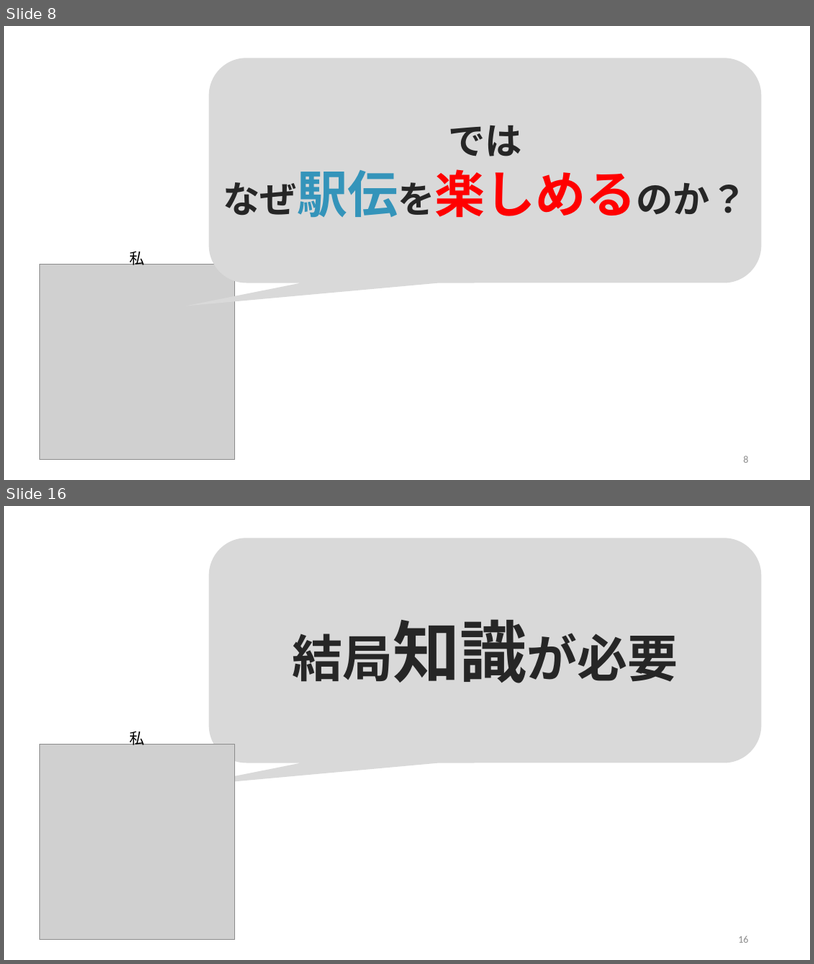
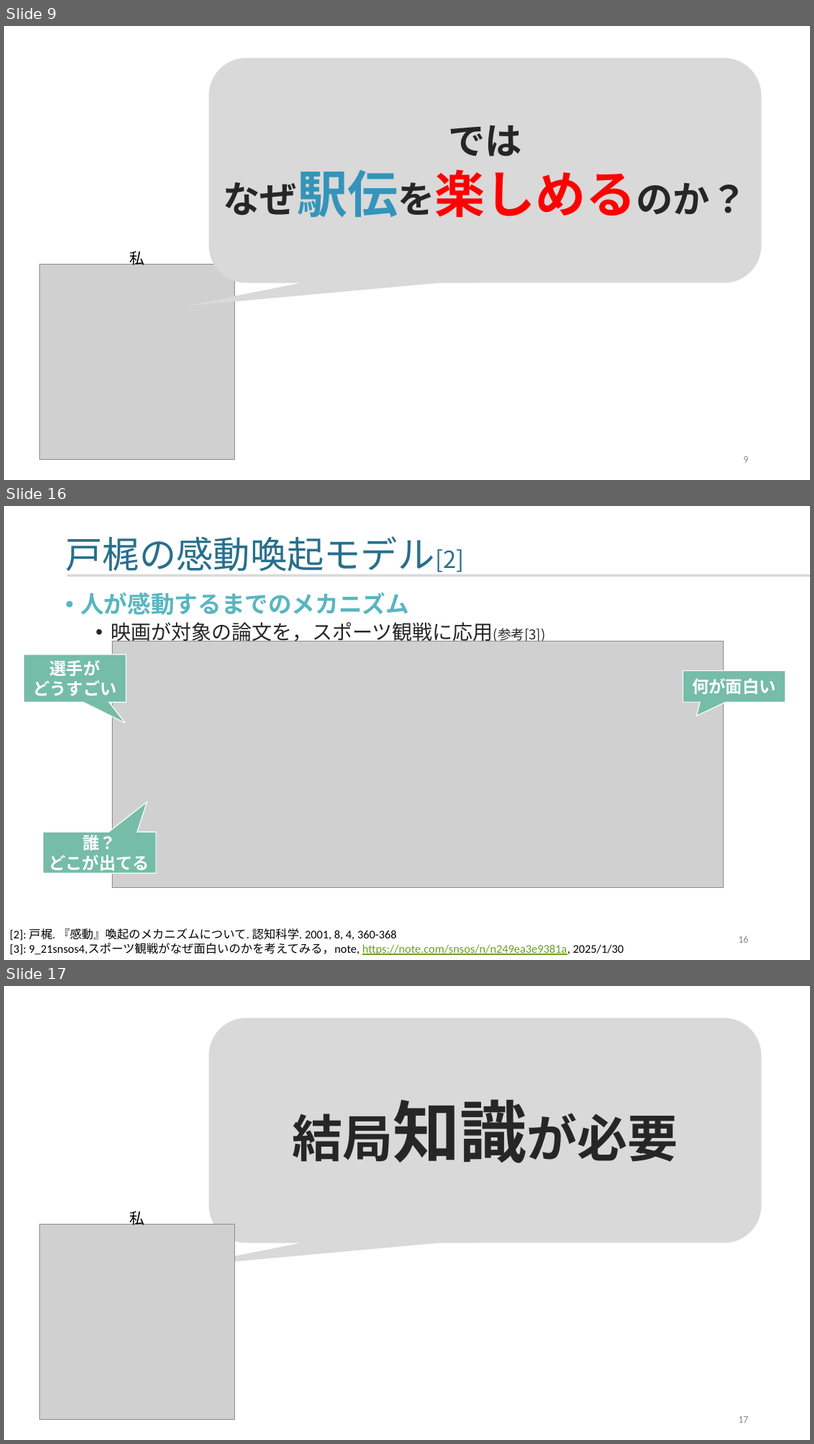
Before and after one commit to yamada-ai/java-prac, a slide deck: 2025_0131_箱根駅伝_aa.pptx. Shown one above the other, each under a label of ours: slides 8 and 16 before the commit, slides 9, 16 and 17 after it; the slides between them are not shown. The pictures are 814x964 and 814x1444 pixels, drawn with LibreOffice and Linux fonts; fonts in the diff are those of the drawing; grey boxes stand for pictures. Boxes give left, top, right and bottom in pixels: in the first picture for what was removed or moved away, otherwise in the second. Text is boxed around its words. In the diff, an @@ line names an element or a change of style, - is before the commit and + after.

```diff
--- a/2025_0131_箱根駅伝_aa.pptx
+++ b/2025_0131_箱根駅伝_aa.pptx
@@ slide 16 added at (x1=4, y1=506, x2=810, y2=960), background #FFFFFF @@
@@ title added at (x1=65, y1=536, x2=464, y2=572), 44 pt, text #276F8B @@
+戸梶の感動喚起モデル[2]
@@ rectangle added at (x1=67, y1=574, x2=810, y2=577), fill #D9D9D9 @@
@@ text added at (x1=80, y1=592, x2=546, y2=645), 24 pt, text #262626 @@
+• 人が感動するまでのメカニズム
+  • 映画が対象の論文を，スポーツ観戦に応用(参考[3])
@@ speech box added at (x1=24, y1=654, x2=126, y2=702), fill #75BDA7, outline #FFFFFF 1 pt, 20 pt, text #FFFFFF, bold @@
+選手が
+どうすごい
@@ picture added at (x1=112, y1=641, x2=724, y2=888) @@
@@ speech box added at (x1=684, y1=671, x2=786, y2=702), fill #75BDA7, outline #FFFFFF 1 pt, 20 pt, text #FFFFFF, bold @@
+何が面白い
@@ speech box added at (x1=43, y1=831, x2=156, y2=872), fill #75BDA7, outline #FFFFFF 1 pt, 20 pt, text #FFFFFF, bold @@
+誰？
+どこが出てる
@@ text added at (x1=10, y1=928, x2=625, y2=955), 14 pt, text #000000 @@
+[2]: 戸梶. 『感動』喚起のメカニズムについて. 認知科学. 2001, 8, 4, 360-368
+[3]: 9_21snsos4,スポーツ観戦がなぜ面白いのかを考えてみる，note, https://note.com/snsos/n/n249ea3e9381a, 2025/1/30
@@ page number added at (x1=738, y1=936, x2=748, y2=942), 12 pt, text #8C8C8C @@
+16
@@ what was slide 8 is now slide 9 @@
@@ page number at (x1=743, y1=456, x2=748, y2=462): text changed @@
-8
+9
@@ what was slide 16 is now slide 17 @@
@@ page number at (x1=738, y1=1416, x2=748, y2=1422): text changed @@
-16
+17
```
Also in this commit, not shown: 13 slides changed, 9 other slides added.
